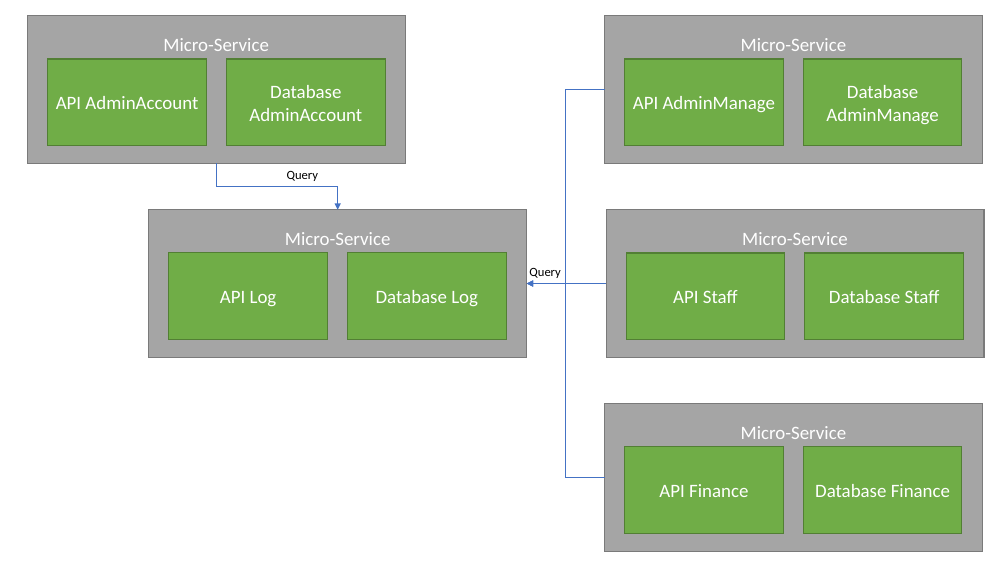
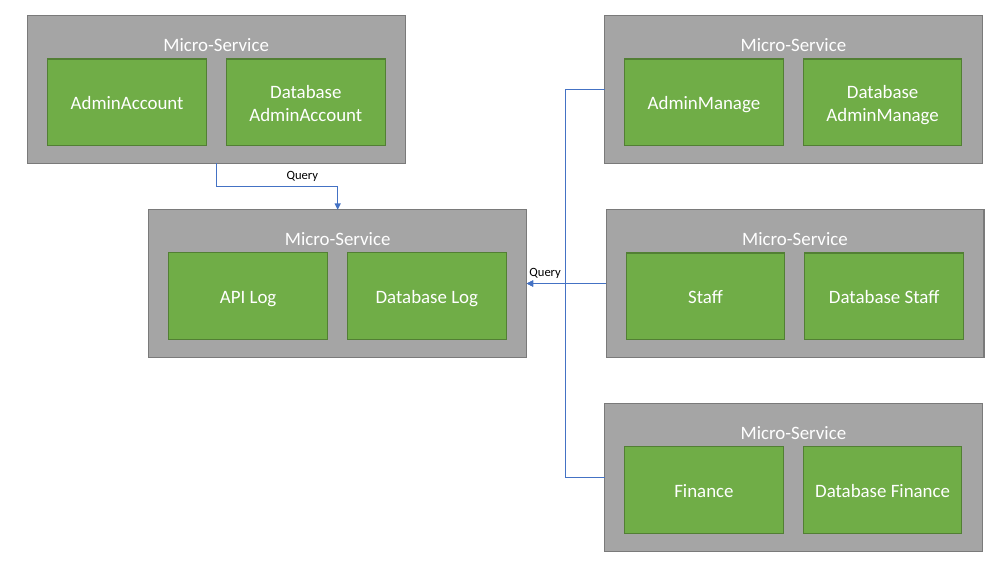
Before and after one commit to tcatonet/AL, a slide deck: slide 37 of projet AL.pptx (slide 33 before the commit). Drawn at 1008x567 pixels with LibreOffice and Linux fonts; fonts in the diff are those of the drawing. Boxes give left, top, right and bottom in pixels: in the first picture for what was removed or moved away, otherwise in the second. Text is boxed around its words. In the diff, an @@ line names an element or a change of style, - is before the commit and + after.

```diff
--- a/projet AL.pptx
+++ b/projet AL.pptx
@@ text in rectangle at (71,96,184,109): text changed @@
-API AdminAccount
+AdminAccount
@@ text in rectangle at (648,96,760,112): text changed @@
-API AdminManage
+AdminManage
@@ text in rectangle at (688,290,723,303): text changed @@
-API Staff
+Staff
@@ text in rectangle at (674,484,733,497): text changed @@
-API Finance
+Finance
```
Also in this commit, not shown: 11 other slides changed, 6 slides added, 13 other files.
